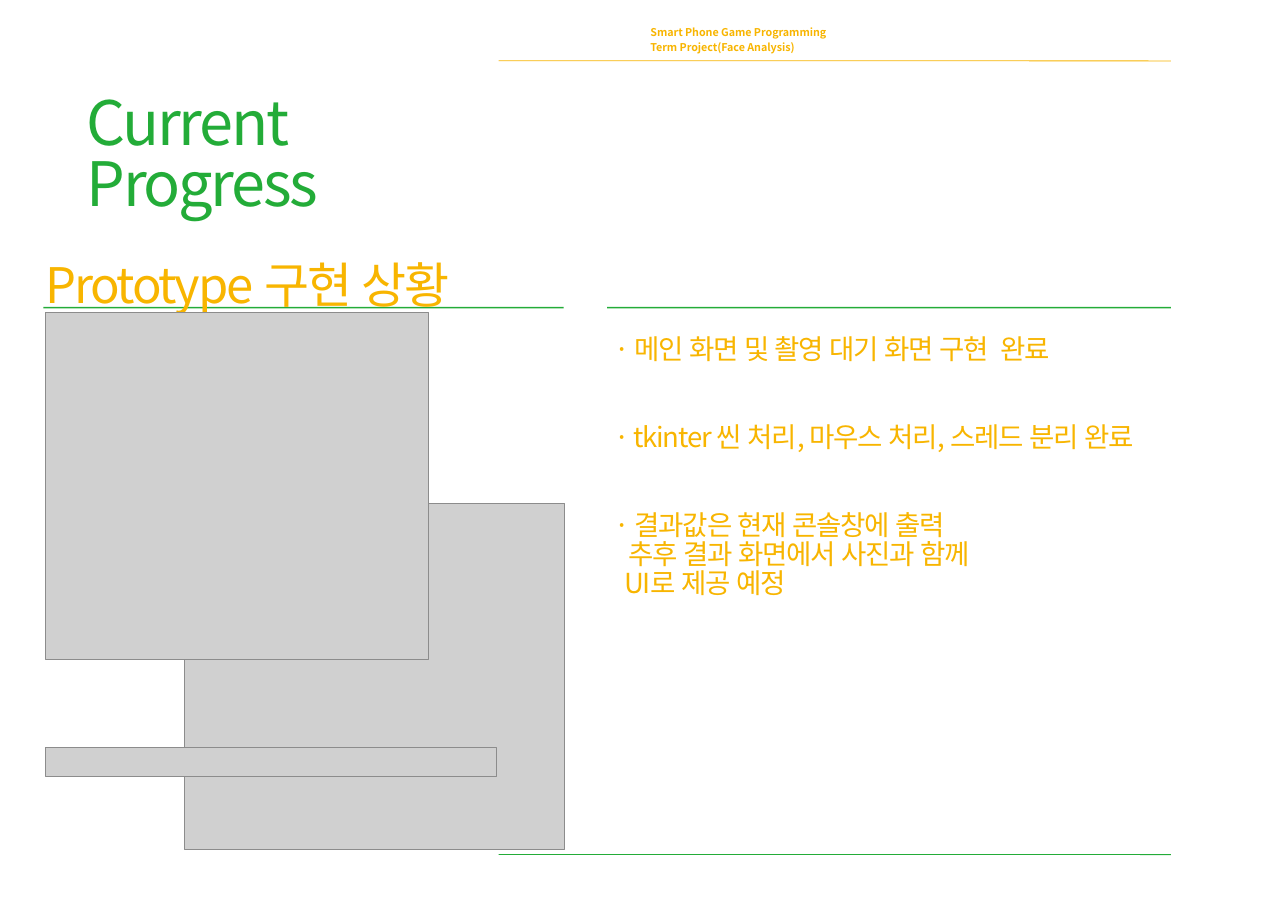
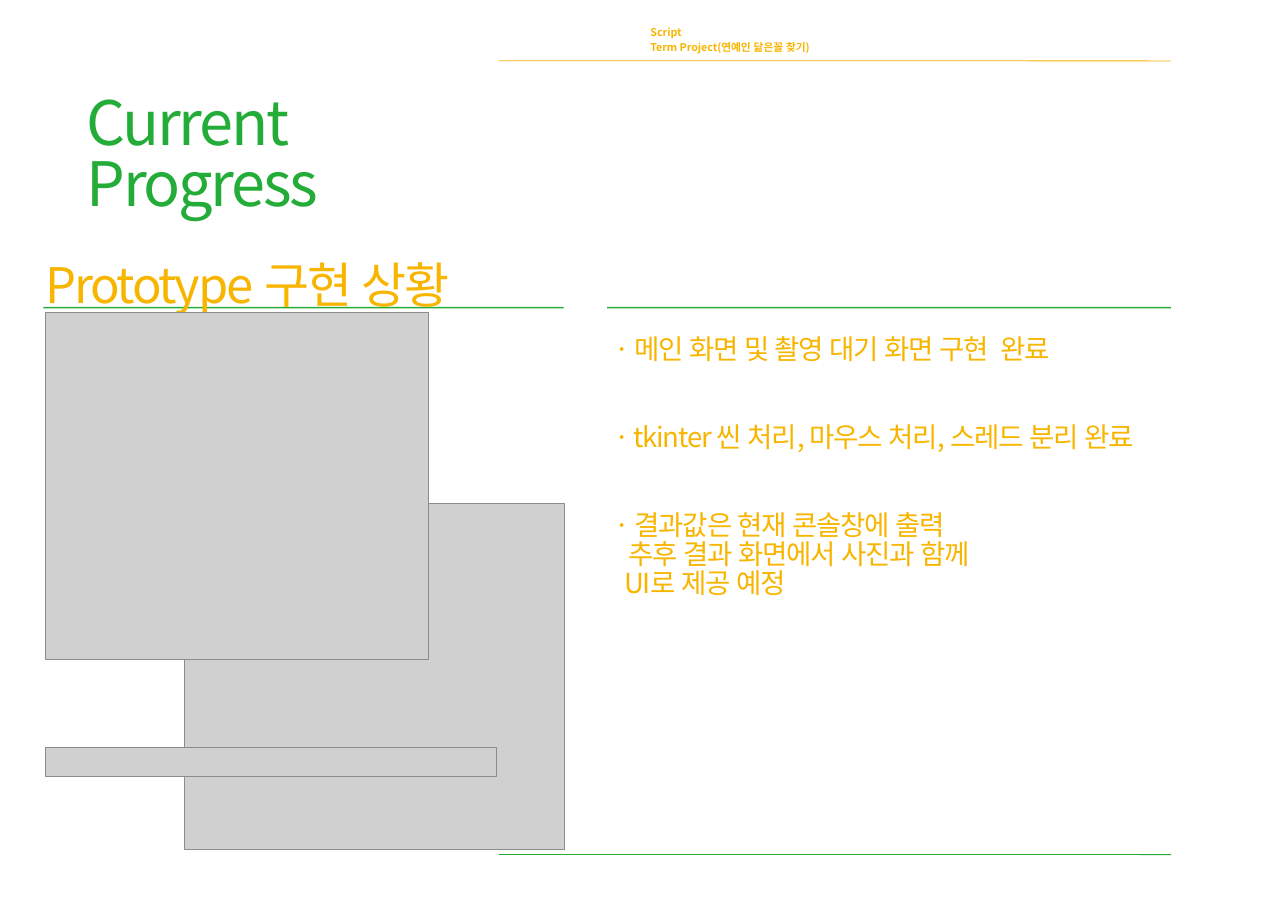
Before and after one commit to khs300kr/Script_TermProject, a slide deck: slide 4 of Document/2017_Script_2012182007_김형중_김희승(중간발표).pptx. Drawn at 1288x911 pixels with LibreOffice and Linux fonts; fonts in the diff are those of the drawing; grey boxes stand for pictures. Boxes give left, top, right and bottom in pixels: in the first picture for what was removed or moved away, otherwise in the second. Text is boxed around its words. In the diff, an @@ line names an element or a change of style, - is before the commit and + after.

```diff
--- a/Document/2017_Script_2012182007_김형중_김희승(중간발표).pptx
+++ b/Document/2017_Script_2012182007_김형중_김희승(중간발표).pptx
@@ text at [650,27,810,54]: text changed @@
-Smart Phone Game Programming
-Term Project(Face Analysis)
+Script
+Term Project(연예인 닮은꼴 찾기)
```
Also in this commit, not shown: 2 other slides changed, 3 other files.
